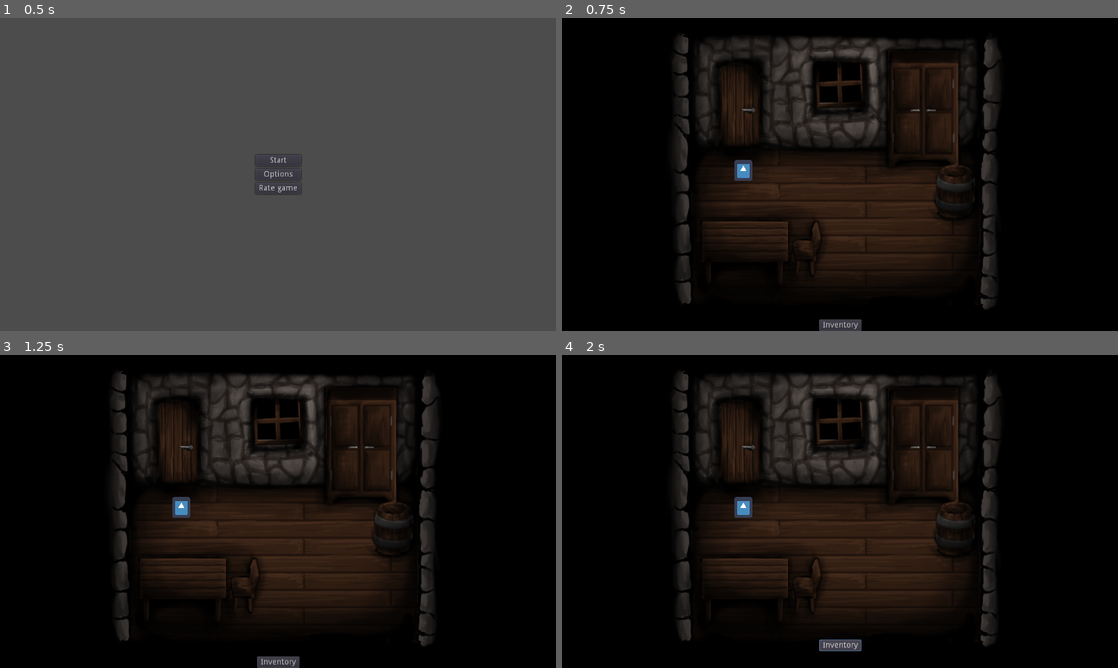
Above: before the commit, frames 1-4 (two rows, left to right).
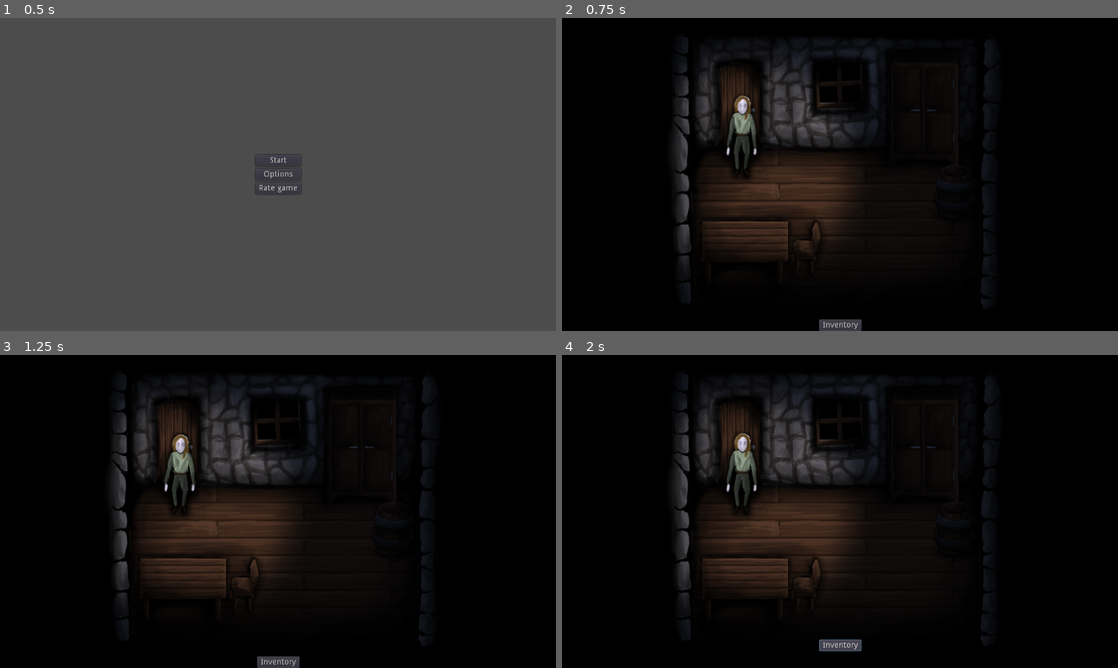
Above: after the commit, the same moments.

Repository: Piet-G/GodotWildJam62
Game: Godot game, scene res://ui/TitleScreen.tscn
Same seed, same stepped clock (60 frames per second), same inputs: the game is played once before the commit and once after it. The engine's default icon, where the game draws it, is replaced by a stand-in: a white triangle on a blue panel in a dark square.
Inputs:
- Up to frame 1 (0.5 s): no input
- Up to frame 2 (0.75 s): click "Start" at 0.5 s
- Up to frame 3 (1.25 s): no input
- Up to frame 4 (2 s): click "Inventory" at 1.25 s

Frame 1 is identical in both runs. In frame 2, 12% of the frame differs, in the area x 20-78%, y 5-93%; in frame 3, 12%; in frame 4, 12%.

Commit message:
Added proper walking

Diff:
--- a/Map.tscn
+++ b/Map.tscn
@@ -11,3 +11,5 @@
 [node name="NavigationPolygonInstance" type="NavigationPolygonInstance" parent="."]
 
 [node name="WARP_A" type="Position2D" parent="."]
+
+[node name="CanvasModulate" type="CanvasModulate" parent="."]
--- a/Player.gd
+++ b/Player.gd
@@ -7,13 +7,16 @@
 
 var MAX_SPEED = 80;
 var velocity = Vector2.ZERO;
+var last_direction = Vector2.DOWN;
 var moving = false;
+var current_animation;
 
 var inventory = [preload("res://items/rusted_key.tres")];
 var selected_item = null;
 
 onready var camera = $Camera2D;
 onready var navigation_agent = $NavigationAgent2D;
+onready var sprite = $AnimatedSprite;
 
 func _init():
 	add_to_group(Groups.PLAYER);
@@ -43,12 +46,56 @@
 	Ui.gameplay_ui.hide_text()
 	navigation_agent.set_target_location(pos);
 	moving = true;
+	target_position = pos;
+
+func play_or_continue_animation():
+	var angle = last_direction.angle() + PI;
+	var direction
+	var state
+	var flipped
+
+	if(moving):
+		state = "walk"
+	else:
+		state = "idle"
+
+	if(angle >= 2 * PI - PI / 8 or angle < 0 + PI / 8):
+		direction = "side"
+		flipped = true
+	elif(angle >= PI / 4 - PI / 8 and angle < PI / 4 + PI / 8):
+		direction = "side_up"
+		flipped = true
+	elif(angle >= PI / 2 - PI / 8 and angle < PI / 2 + PI / 8):
+		direction = "up"
+		flipped = false
+	elif(angle >= PI * 3/4 - PI / 8 and angle < PI * 3/4 + PI / 8):
+		direction = "side_up"
+		flipped = false
+	elif(angle >= PI - PI / 8 and angle < PI + PI / 8):
+		direction = "side"
+		flipped = false
+	elif(angle >= PI * 5/4 - PI / 8 and angle < PI * 5/4 + PI / 8):
+		direction = "side_down"
+		flipped = false
+	elif(angle >= PI * 6/4 - PI / 8 and angle < PI * 6/4 + PI / 8):
+		direction = "down";
+		flipped = true
+	elif(angle >= PI * 7/4 - PI / 8 and angle < PI * 7/4 + PI / 8):
+		direction = "side_down"
+		flipped = true;
+
+	sprite.flip_h = flipped;
+	sprite.animation = state + "_" + direction
+
 
 func _physics_process(delta):
 	if(not moving):
+		play_or_continue_animation();
 		return;
 
 	var move_direction = position.direction_to(navigation_agent.get_next_location());
+	last_direction = move_direction;
+	play_or_continue_animation();
 	velocity = move_direction * MAX_SPEED;
 	navigation_agent.set_velocity(velocity);
 
@@ -56,6 +103,7 @@
 		if(target_object):
 			target_object._on_inspect();
 
+		last_direction = position.direction_to(target_position)
 		moving = false;
 	else:
 		velocity = move_and_slide(velocity);
--- a/Player.tscn
+++ b/Player.tscn
@@ -1,19 +1,189 @@
-[gd_scene load_steps=4 format=2]
+[gd_scene load_steps=93 format=2]
 
 [ext_resource path="res://Player.gd" type="Script" id=1]
-[ext_resource path="res://icon.png" type="Texture" id=2]
+[ext_resource path="res://player/Character_anim/Player_character/Front/WALK/WALK_FRONT_0005.png" type="Texture" id=2]
+[ext_resource path="res://player/light_3.png" type="Texture" id=3]
+[ext_resource path="res://player/Character_anim/Player_character/Front/WALK/WALK_FRONT_0003.png" type="Texture" id=4]
+[ext_resource path="res://player/Character_anim/Player_character/Front/WALK/WALK_FRONT_0007.png" type="Texture" id=5]
+[ext_resource path="res://player/Character_anim/Player_character/Front/WALK/WALK_FRONT_0004.png" type="Texture" id=6]
+[ext_resource path="res://player/Character_anim/Player_character/Front/WALK/WALK_FRONT_0006.png" type="Texture" id=7]
+[ext_resource path="res://player/Character_anim/Player_character/Front/WALK/WALK_FRONT_0008.png" type="Texture" id=8]
+[ext_resource path="res://player/Character_anim/Player_character/Front/WALK/WALK_FRONT_0002.png" type="Texture" id=9]
+[ext_resource path="res://player/Character_anim/Player_character/Front/WALK/WALK_FRONT_0001.png" type="Texture" id=10]
+[ext_resource path="res://player/Character_anim/Player_character/Back/WALK/WALK_0004.png" type="Texture" id=11]
+[ext_resource path="res://player/Character_anim/Player_character/Back/WALK/WALK_0002.png" type="Texture" id=12]
+[ext_resource path="res://player/Character_anim/Player_character/Back/WALK/WALK_0003.png" type="Texture" id=13]
+[ext_resource path="res://player/Character_anim/Player_character/Back/WALK/WALK_0005.png" type="Texture" id=14]
+[ext_resource path="res://player/Character_anim/Player_character/Back/WALK/WALK_0006.png" type="Texture" id=15]
+[ext_resource path="res://player/Character_anim/Player_character/Back/WALK/WALK_0007.png" type="Texture" id=16]
+[ext_resource path="res://player/Character_anim/Player_character/Back/WALK/WALK_0008.png" type="Texture" id=17]
+[ext_resource path="res://player/Character_anim/Player_character/Back/WALK/WALK_0001.png" type="Texture" id=18]
+[ext_resource path="res://player/Character_anim/Player_character/Side/WALK/WALK_SIDE_0003.png" type="Texture" id=19]
+[ext_resource path="res://player/Character_anim/Player_character/Side/WALK/WALK_SIDE_0002.png" type="Texture" id=20]
+[ext_resource path="res://player/Character_anim/Player_character/Side/WALK/WALK_SIDE_0004.png" type="Texture" id=21]
+[ext_resource path="res://player/Character_anim/Player_character/Side/WALK/WALK_SIDE_0001.png" type="Texture" id=22]
+[ext_resource path="res://player/Character_anim/Player_character/Side/WALK/WALK_SIDE_0005.png" type="Texture" id=23]
+[ext_resource path="res://player/Character_anim/Player_character/Side/WALK/WALK_SIDE_0006.png" type="Texture" id=24]
+[ext_resource path="res://player/Character_anim/Player_character/Side/WALK/WALK_SIDE_0007.png" type="Texture" id=25]
+[ext_resource path="res://player/Character_anim/Player_character/Side/WALK/WALK_SIDE_0008.png" type="Texture" id=26]
+[ext_resource path="res://player/Character_anim/Player_character/Side_down/WALK/WALK_0001.png" type="Texture" id=27]
+[ext_resource path="res://player/Character_anim/Player_character/Side_down/WALK/WALK_0002.png" type="Texture" id=28]
+[ext_resource path="res://player/Character_anim/Player_character/Side_down/WALK/WALK_0003.png" type="Texture" id=29]
+[ext_resource path="res://player/Character_anim/Player_character/Side_up/WALK/WALK_FRONT_0008.png" type="Texture" id=30]
+[ext_resource path="res://player/Character_anim/Player_character/Side_down/WALK/WALK_0007.png" type="Texture" id=31]
+[ext_resource path="res://player/Character_anim/Player_character/Side_down/WALK/WALK_0008.png" type="Texture" id=32]
+[ext_resource path="res://player/Character_anim/Player_character/Side_down/IDLE/IDLE_0006.png" type="Texture" id=33]
+[ext_resource path="res://player/Character_anim/Player_character/Side_down/WALK/WALK_0006.png" type="Texture" id=34]
+[ext_resource path="res://player/Character_anim/Player_character/Side_down/IDLE/IDLE_0003.png" type="Texture" id=35]
+[ext_resource path="res://player/Character_anim/Player_character/Side_down/IDLE/IDLE_0007.png" type="Texture" id=36]
+[ext_resource path="res://player/Character_anim/Player_character/Side_down/IDLE/IDLE_0008.png" type="Texture" id=37]
+[ext_resource path="res://player/Character_anim/Player_character/Side_down/IDLE/IDLE_0009.png" type="Texture" id=38]
+[ext_resource path="res://player/Character_anim/Player_character/Side_down/IDLE/IDLE_0010.png" type="Texture" id=39]
+[ext_resource path="res://player/Character_anim/Player_character/Side_down/WALK/WALK_0004.png" type="Texture" id=40]
+[ext_resource path="res://player/Character_anim/Player_character/Side_down/IDLE/IDLE_0005.png" type="Texture" id=41]
+[ext_resource path="res://player/Character_anim/Player_character/Side_down/WALK/WALK_0005.png" type="Texture" id=42]
+[ext_resource path="res://player/Character_anim/Player_character/Side_down/IDLE/IDLE_0002.png" type="Texture" id=43]
+[ext_resource path="res://player/Character_anim/Player_character/Side_up/WALK/WALK_FRONT_0001.png" type="Texture" id=44]
+[ext_resource path="res://player/Character_anim/Player_character/Side_up/WALK/WALK_FRONT_0002.png" type="Texture" id=45]
+[ext_resource path="res://player/Character_anim/Player_character/Side_up/WALK/WALK_FRONT_0003.png" type="Texture" id=46]
+[ext_resource path="res://player/Character_anim/Player_character/Side_up/WALK/WALK_FRONT_0004.png" type="Texture" id=47]
+[ext_resource path="res://player/Character_anim/Player_character/Side_up/WALK/WALK_FRONT_0005.png" type="Texture" id=48]
+[ext_resource path="res://player/Character_anim/Player_character/Side_up/WALK/WALK_FRONT_0006.png" type="Texture" id=49]
+[ext_resource path="res://player/Character_anim/Player_character/Side_up/WALK/WALK_FRONT_0007.png" type="Texture" id=50]
+[ext_resource path="res://player/Character_anim/Player_character/Side_up/IDLE/IDLE_FRONT_0008.png" type="Texture" id=51]
+[ext_resource path="res://player/Character_anim/Player_character/Side_up/IDLE/IDLE_FRONT_0006.png" type="Texture" id=52]
+[ext_resource path="res://player/Character_anim/Player_character/Side_up/IDLE/IDLE_FRONT_0002.png" type="Texture" id=53]
+[ext_resource path="res://player/Character_anim/Player_character/Side_up/IDLE/IDLE_FRONT_0009.png" type="Texture" id=54]
+[ext_resource path="res://player/Character_anim/Player_character/Side_up/IDLE/IDLE_FRONT_0005.png" type="Texture" id=55]
+[ext_resource path="res://player/Character_anim/Player_character/Side_up/IDLE/IDLE_FRONT_0007.png" type="Texture" id=56]
+[ext_resource path="res://player/Character_anim/Player_character/Side_up/IDLE/IDLE_FRONT_0003.png" type="Texture" id=57]
+[ext_resource path="res://player/Character_anim/Player_character/Side_up/IDLE/IDLE_FRONT_0010.png" type="Texture" id=58]
+[ext_resource path="res://player/Character_anim/Player_character/Back/IDLE/IDLE_0002.png" type="Texture" id=59]
+[ext_resource path="res://player/Character_anim/Player_character/Back/IDLE/IDLE_0003.png" type="Texture" id=60]
+[ext_resource path="res://player/Character_anim/Player_character/Back/IDLE/IDLE_0006.png" type="Texture" id=61]
+[ext_resource path="res://player/Character_anim/Player_character/Back/IDLE/IDLE_0004.png" type="Texture" id=62]
+[ext_resource path="res://player/Character_anim/Player_character/Back/IDLE/IDLE_0005.png" type="Texture" id=63]
+[ext_resource path="res://player/Character_anim/Player_character/Back/IDLE/IDLE_0007.png" type="Texture" id=64]
+[ext_resource path="res://player/Character_anim/Player_character/Back/IDLE/IDLE_0008.png" type="Texture" id=65]
+[ext_resource path="res://player/Character_anim/Player_character/Back/IDLE/IDLE_0001.png" type="Texture" id=66]
+[ext_resource path="res://player/Character_anim/Player_character/Front/IDLE/IDLE_FRONT_0005.png" type="Texture" id=67]
+[ext_resource path="res://player/Character_anim/Player_character/Front/IDLE/IDLE_FRONT_0008.png" type="Texture" id=68]
+[ext_resource path="res://player/Character_anim/Player_character/Front/IDLE/IDLE_FRONT_0009.png" type="Texture" id=69]
+[ext_resource path="res://player/Character_anim/Player_character/Front/IDLE/IDLE_FRONT_0010.png" type="Texture" id=70]
+[ext_resource path="res://player/Character_anim/Player_character/Front/IDLE/IDLE_FRONT_0001.png" type="Texture" id=71]
+[ext_resource path="res://player/Character_anim/Player_character/Front/IDLE/IDLE_FRONT_0007.png" type="Texture" id=72]
+[ext_resource path="res://player/Character_anim/Player_character/Front/IDLE/IDLE_FRONT_0002.png" type="Texture" id=73]
+[ext_resource path="res://player/Character_anim/Player_character/Front/IDLE/IDLE_FRONT_0004.png" type="Texture" id=74]
+[ext_resource path="res://player/Character_anim/Player_character/Side/IDLE/IDLE_0007.png" type="Texture" id=75]
+[ext_resource path="res://player/Character_anim/Player_character/Side/IDLE/IDLE_0008.png" type="Texture" id=76]
+[ext_resource path="res://player/Character_anim/Player_character/Side/IDLE/IDLE_0009.png" type="Texture" id=77]
+[ext_resource path="res://player/Character_anim/Player_character/Side/IDLE/IDLE_0010.png" type="Texture" id=78]
+[ext_resource path="res://player/Character_anim/Player_character/Side/IDLE/IDLE_0005.png" type="Texture" id=79]
+[ext_resource path="res://player/Character_anim/Player_character/Side/IDLE/IDLE_0001.png" type="Texture" id=80]
+[ext_resource path="res://player/Character_anim/Player_character/Side/IDLE/IDLE_0002.png" type="Texture" id=81]
+[ext_resource path="res://player/Character_anim/Player_character/Side/IDLE/IDLE_0004.png" type="Texture" id=82]
+
+[sub_resource type="SpriteFrames" id=11]
+animations = [ {
+"frames": [  ],
+"loop": true,
+"name": "default",
+"speed": 5.0
+}, {
+"frames": [ ExtResource( 71 ), ExtResource( 73 ), ExtResource( 74 ), ExtResource( 67 ), ExtResource( 72 ), ExtResource( 68 ), ExtResource( 69 ), ExtResource( 70 ) ],
+"loop": true,
+"name": "idle_down",
+"speed": 8.0
+}, {
+"frames": [ ExtResource( 80 ), ExtResource( 81 ), ExtResource( 82 ), ExtResource( 79 ), ExtResource( 75 ), ExtResource( 76 ), ExtResource( 77 ), ExtResource( 78 ) ],
+"loop": true,
+"name": "idle_side",
+"speed": 8.0
+}, {
+"frames": [ ExtResource( 43 ), ExtResource( 35 ), ExtResource( 41 ), ExtResource( 33 ), ExtResource( 36 ), ExtResource( 37 ), ExtResource( 38 ), ExtResource( 39 ) ],
+"loop": true,
+"name": "idle_side_down",
+"speed": 8.0
+}, {
+"frames": [ ExtResource( 53 ), ExtResource( 57 ), ExtResource( 55 ), ExtResource( 52 ), ExtResource( 56 ), ExtResource( 51 ), ExtResource( 54 ), ExtResource( 58 ) ],
+"loop": true,
+"name": "idle_side_up",
+"speed": 8.0
+}, {
+"frames": [ ExtResource( 66 ), ExtResource( 59 ), ExtResource( 60 ), ExtResource( 62 ), ExtResource( 63 ), ExtResource( 61 ), ExtResource( 64 ), ExtResource( 65 ) ],
+"loop": true,
+"name": "idle_up",
+"speed": 8.0
+}, {
+"frames": [ ExtResource( 10 ), ExtResource( 9 ), ExtResource( 4 ), ExtResource( 6 ), ExtResource( 2 ), ExtResource( 7 ), ExtResource( 5 ), ExtResource( 8 ) ],
+"loop": true,
+"name": "walk_down",
+"speed": 8.0
+}, {
+"frames": [ ExtResource( 22 ), ExtResource( 20 ), ExtResource( 19 ), ExtResource( 21 ), ExtResource( 23 ), ExtResource( 24 ), ExtResource( 25 ), ExtResource( 26 ) ],
+"loop": true,
+"name": "walk_side",
+"speed": 8.0
+}, {
+"frames": [ ExtResource( 27 ), ExtResource( 28 ), ExtResource( 29 ), ExtResource( 40 ), ExtResource( 42 ), ExtResource( 34 ), ExtResource( 31 ), ExtResource( 32 ) ],
+"loop": true,
+"name": "walk_side_down",
+"speed": 8.0
+}, {
+"frames": [ ExtResource( 44 ), ExtResource( 45 ), ExtResource( 46 ), ExtResource( 47 ), ExtResource( 48 ), ExtResource( 49 ), ExtResource( 50 ), ExtResource( 30 ) ],
+"loop": true,
+"name": "walk_side_up",
+"speed": 8.0
+}, {
+"frames": [ ExtResource( 18 ), ExtResource( 12 ), ExtResource( 13 ), ExtResource( 11 ), ExtResource( 14 ), ExtResource( 15 ), ExtResource( 16 ), ExtResource( 17 ) ],
+"loop": true,
+"name": "walk_up",
+"speed": 8.0
+} ]
 
 [sub_resource type="CapsuleShape2D" id=1]
+radius = 14.0
+height = 106.0
+
+[sub_resource type="Animation" id=10]
+length = 0.001
+
+[sub_resource type="Animation" id=2]
+resource_name = "stand_down"
+
+[sub_resource type="Animation" id=3]
+resource_name = "stand_left"
+
+[sub_resource type="Animation" id=4]
+resource_name = "stand_right"
+
+[sub_resource type="Animation" id=5]
+resource_name = "stand_up"
+
+[sub_resource type="Animation" id=7]
+resource_name = "walk_left"
+
+[sub_resource type="Animation" id=8]
+resource_name = "walk_right"
+
+[sub_resource type="Animation" id=9]
+resource_name = "walk_up"
+loop = true
+step = 0.125
 
 [node name="Player" type="KinematicBody2D"]
+light_mask = 0
 z_index = 1
 script = ExtResource( 1 )
 
-[node name="Sprite" type="Sprite" parent="."]
-scale = Vector2( 0.484375, 0.5625 )
-texture = ExtResource( 2 )
+[node name="AnimatedSprite" type="AnimatedSprite" parent="."]
+position = Vector2( 0, -64 )
+frames = SubResource( 11 )
+animation = "idle_side"
+playing = true
 
 [node name="CollisionShape2D" type="CollisionShape2D" parent="."]
+position = Vector2( 0, -62 )
 shape = SubResource( 1 )
 
 [node name="NavigationAgent2D" type="NavigationAgent2D" parent="."]
@@ -23,3 +193,17 @@
 
 [node name="Camera2D" type="Camera2D" parent="."]
 current = true
+
+[node name="Light2D" type="Light2D" parent="."]
+texture = ExtResource( 3 )
+texture_scale = 2.0
+
+[node name="AnimationPlayer" type="AnimationPlayer" parent="."]
+anims/RESET = SubResource( 10 )
+anims/stand_down = SubResource( 2 )
+anims/stand_left = SubResource( 3 )
+anims/stand_right = SubResource( 4 )
+anims/stand_up = SubResource( 5 )
+anims/walk_left = SubResource( 7 )
+anims/walk_right = SubResource( 8 )
+anims/walk_up = SubResource( 9 )
--- a/maps/DemoMap/DemoMap.tscn
+++ b/maps/DemoMap/DemoMap.tscn
@@ -41,3 +41,6 @@
 
 [node name="CollisionPolygon2D" type="CollisionPolygon2D" parent="TextClickableElement3" index="0"]
 polygon = PoolVector2Array( -81, -33, -82, 44, 74, 43, 73, -32 )
+
+[node name="CanvasModulate" parent="." index="6"]
+color = Color( 0.290196, 0.360784, 0.521569, 1 )
--- /dev/null
+++ b/test_obj.tscn
@@ -0,0 +1,6 @@
+[gd_scene load_steps=2 format=2]
+
+[ext_resource path="res://icon.png" type="Texture" id=1]
+
+[node name="Sprite" type="Sprite"]
+texture = ExtResource( 1 )
Not shown, added: player/Character_anim/Player_character/Back/IDLE/IDLE_0001.png.import
Not shown, added: player/Character_anim/Player_character/Back/IDLE/IDLE_0002.png.import
Not shown, added: player/Character_anim/Player_character/Back/IDLE/IDLE_0003.png.import
Not shown, added: player/Character_anim/Player_character/Back/IDLE/IDLE_0004.png.import
Not shown, added: player/Character_anim/Player_character/Back/IDLE/IDLE_0005.png.import
Not shown, added: player/Character_anim/Player_character/Back/IDLE/IDLE_0006.png.import
Not shown, added: player/Character_anim/Player_character/Back/IDLE/IDLE_0007.png.import
Not shown, added: player/Character_anim/Player_character/Back/IDLE/IDLE_0008.png.import
Not shown, added: player/Character_anim/Player_character/Back/WALK/WALK_0001.png.import
Not shown, added: player/Character_anim/Player_character/Back/WALK/WALK_0002.png.import
Not shown, added: player/Character_anim/Player_character/Back/WALK/WALK_0003.png.import
Not shown, added: player/Character_anim/Player_character/Back/WALK/WALK_0004.png.import
(and 84 more such lines)
